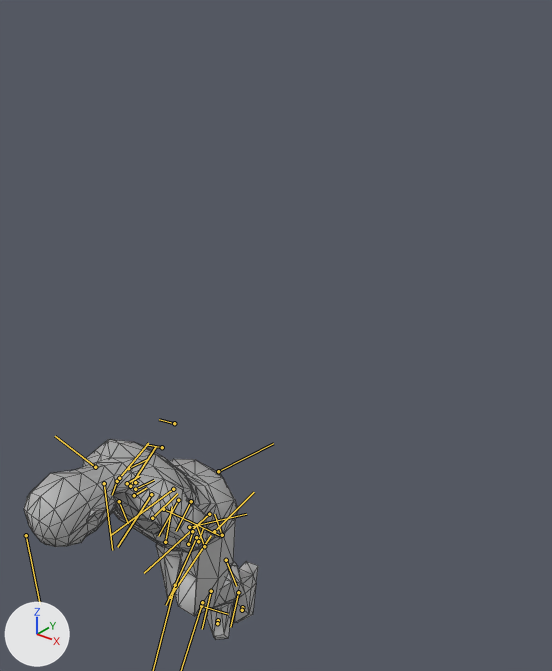
Before and after pictures for a commit that changed the FBX model media/anims_X/normal/TTRP_SitChairArmsAroundSelf.fbx.
Camera for both pictures: a 50 mm camera at (0.98, -1.39, 1.09) aimed at (-0.1, -0.05, 0.26). Lighting does not change. The marker at lower left points along +X, +Y and +Z. Both versions are drawn at frame 1 of the action 'Bip01|CircleAction'; the numbers are the values there. The bones that bend it are drawn over the model as lines. Mesh edges are drawn as thin lines.

In view in the first picture: 'Body_Dress', 'Body_NoDress'.
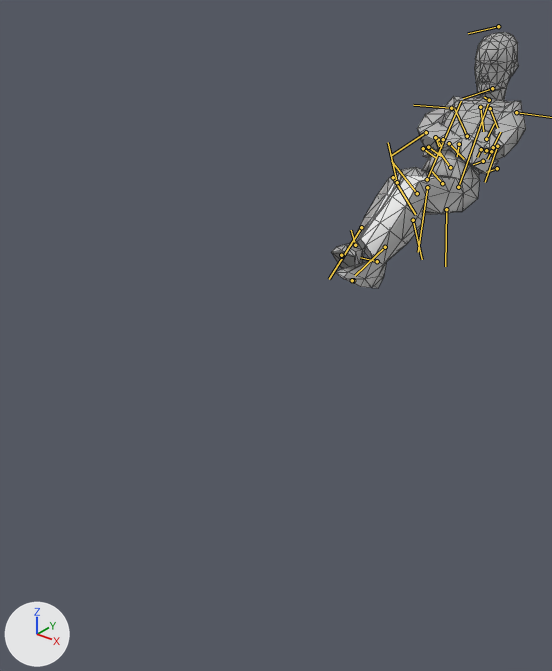
Changed parts and their boxes (x1, y1, x2, y2) in the pictures (552 x 671 px):
'Body_NoDress', posed (not visible afterwards): before (24, 439, 258, 640)
'Body_Dress', posed: before (164, 474, 242, 616); after (331, 32, 526, 288)
bone 'Bip01_Pelvis', root to tip: before (191, 501) to (176, 531); after (442, 183) to (432, 171)
bone 'Bip01_L_Forearm', root to tip: before (196, 537) to (166, 605); after (497, 146) to (485, 182)
bone 'Bip01_L_Hand', root to tip: before (152, 518) to (177, 493); after (449, 143) to (464, 159)

What the commit changed:
Object 'Bip01' (bone_rig_object) moves from (0.0, 0.0, 0.0) to (0.0, -8.803, 0.0).
Object 'Bip01' (bone_rig_object) turns from (0, 0, 0) to (-90, 0, 0) degrees about its own x, y and z.
Bone 'Bip01_Pelvis' (bone_bip01_pelvis) moves from (-14.8, -2.0, -1.7) to (1.2, -61.3, -1.7).
Bone 'Bip01_L_Forearm' (bone_bip01_l_forearm) turns from (90, -7, -83) to (0, 0, -70) degrees about its own x, y and z.
Bone 'Bip01_L_Hand' (bone_bip01_l_hand) moves from (0.0, 3.3, -1.7) to (0.0, 0.0, 0.0).
Bone 'Bip01_L_Hand' (bone_bip01_l_hand) turns from (-105, 39, -15) to (-4, 20, 15) degrees about its own x, y and z.
